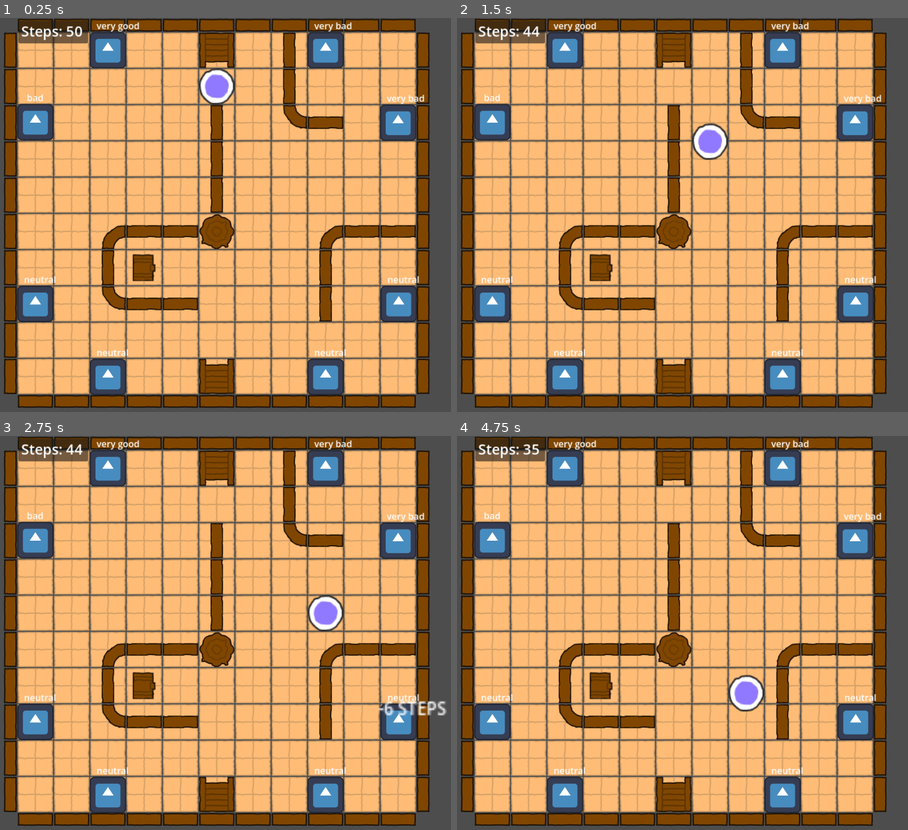
Above: before the commit, frames 1-4 (two rows, left to right).
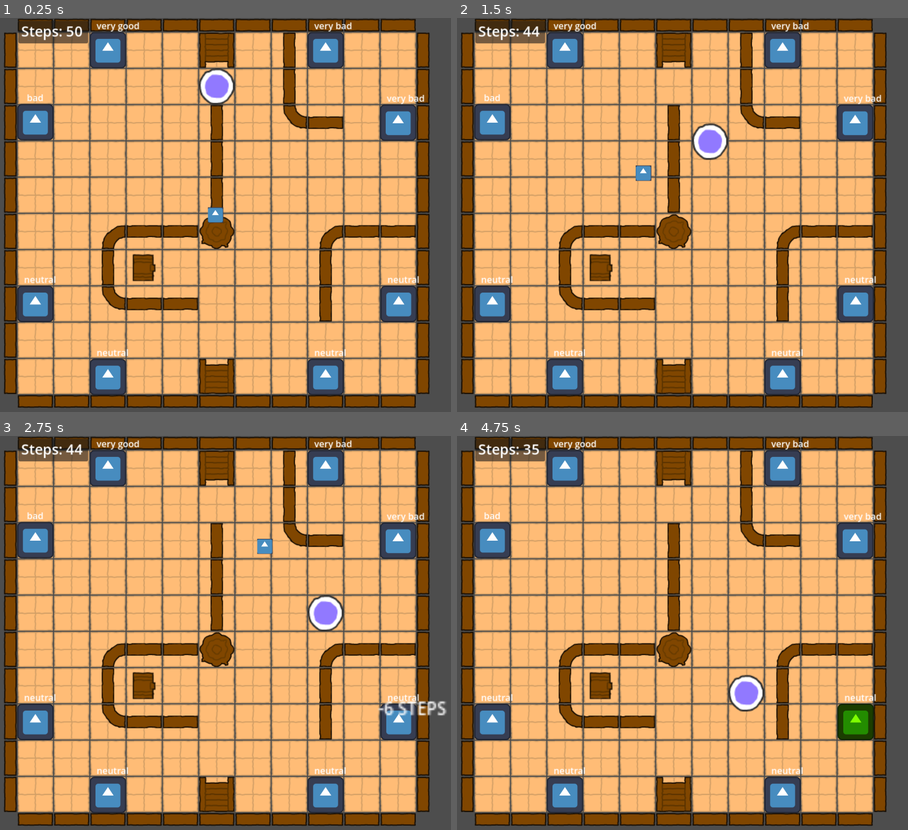
Above: after the commit, the same moments.

Repository: kbendrick/DJK_Project
Game: Godot game, scene res://Scenes/world.tscn
Same seed, same stepped clock (60 frames per second), same inputs: the game is played once before the commit and once after it. The engine's default icon, where the game draws it, is replaced by a stand-in: a white triangle on a blue panel in a dark square.
Inputs (mouse positions are in pixels of both pictures, inside the frame that each line leads up to):
- Up to frame 1 (0.25 s): no input
- Up to frame 2 (1.5 s): tap Enter at 0.5 s; move the mouse to (781, 195) at 0.52 s; click (781, 195) at 0.67 s; drag from (574, 234) to (781, 49) at 1.27 s
- Up to frame 3 (2.75 s): move the mouse to (266, 546) at 2.02 s; click (266, 546) at 2.17 s
- Up to frame 4 (4.75 s): drag from (646, 711) to (853, 542) at 2.77 s; tap Space at 3.5 s; move the mouse to (822, 692) at 3.52 s; click (822, 692) at 3.67 s; drag from (524, 573) to (853, 723) at 4.27 s

The runs differ from the first frame. In frame 1, 0.1% of the frame differs, in the area x 46-50%, y 47-53%; in frame 2, 0.1%; in frame 3, 0.1%; in frame 4, 0.7%, in the area x 84-93%, y 67-78%.

Commit message:
Added mouse, bookshelf highlighting

Diff:
--- a/Scenes/bookshelf.gd
+++ b/Scenes/bookshelf.gd
@@ -1,6 +1,42 @@
 extends Area2D
 
+@onready var click_area: Area2D = $ClickArea
+@onready var bookshelf_sprite: Sprite2D = $Sprite2D
 @onready var state_label: Label = $StateLabel
 
-func set_state(state: String):
+var step_modifier: int = 0
+
+func _ready() -> void:
+	# Allow bookshelf to recognize when mouse enters/exits
+	click_area.mouse_entered.connect(on_mouse_entered)
+	click_area.mouse_exited.connect(on_mouse_exited)
+
+func on_mouse_entered() -> void:
+	# Highlight bookshelf chartreuse when mouse hovers
+	bookshelf_sprite.self_modulate = Color.CHARTREUSE
+	pass
+
+func on_mouse_exited() -> void:
+	# Unhighlight upon exit
+	bookshelf_sprite.self_modulate = Color.WHITE
+	pass
+
+func set_state(state: String) -> void:
 	state_label.text = state
+
+	# Change step_modifier based on bookshelf state
+	match state:
+		"very bad":
+			step_modifier = -10
+		"bad":
+			step_modifier = -5
+		"neutral":
+			step_modifier = 0
+		"good":
+			step_modifier = 5
+		"very good":
+			step_modifier = 10
+
+func get_state() -> int:
+	# Send step_modifier to player
+	return step_modifier
--- a/Scenes/bookshelf.tscn
+++ b/Scenes/bookshelf.tscn
@@ -6,7 +6,7 @@
 [sub_resource type="RectangleShape2D" id="RectangleShape2D_tgqcj"]
 size = Vector2(128, 128)
 
-[node name="Bookshelf" type="Area2D" unique_id=761871019]
+[node name="Bookshelf" type="Area2D" unique_id=761871019 groups=["Bookshelves"]]
 script = ExtResource("1_tgqcj")
 
 [node name="Sprite2D" type="Sprite2D" parent="." unique_id=1069851148]
@@ -14,6 +14,7 @@
 texture = ExtResource("1_y1qin")
 
 [node name="CollisionShape2D" type="CollisionShape2D" parent="." unique_id=835802618]
+visible = false
 scale = Vector2(0.5, 0.5)
 shape = SubResource("RectangleShape2D_tgqcj")
 
@@ -25,3 +26,13 @@
 text = "Test"
 horizontal_alignment = 1
 vertical_alignment = 1
+
+[node name="ClickArea" type="Area2D" parent="." unique_id=362456905]
+
+[node name="CollisionShape2D" type="CollisionShape2D" parent="ClickArea" unique_id=456702839]
+visible = false
+scale = Vector2(0.5, 0.5)
+shape = SubResource("RectangleShape2D_tgqcj")
+
+[connection signal="mouse_entered" from="StateLabel" to="." method="_on_state_label_mouse_entered"]
+[connection signal="mouse_exited" from="StateLabel" to="." method="_on_state_label_mouse_exited"]
--- a/Scenes/bookshelves_setup.gd
+++ b/Scenes/bookshelves_setup.gd
@@ -18,7 +18,7 @@
 		return
 
 	#check how many markers there are and then
-	#create a shelf at each marker
+	#create a shelf at each marker by creating
 	for marker in shelves_layout.get_children():
 		var shelf: Area2D = (bookshelf.instantiate())
 		add_child(shelf)
--- /dev/null
+++ b/Scenes/mouse.gd
@@ -0,0 +1,10 @@
+extends Area2D
+
+# Called every frame. 'delta' is the elapsed time since the previous frame.
+func _process(_delta: float) -> void:
+	# Set global position to mouse position
+	self.global_position = get_global_mouse_position()
+
+# Called when the node enters the scene tree for the first time.
+func _ready() -> void:
+	pass # Replace with function body.
--- /dev/null
+++ b/Scenes/mouse.tscn
@@ -0,0 +1,18 @@
+[gd_scene format=3 uid="uid://5l73u2j2xj7p"]
+
+[ext_resource type="Script" uid="uid://c4x61ltt621b" path="res://Scenes/mouse.gd" id="1_3ber4"]
+[ext_resource type="Texture2D" uid="uid://c2slme5udoag2" path="res://icon.svg" id="1_dev0r"]
+
+[sub_resource type="RectangleShape2D" id="RectangleShape2D_fy57j"]
+
+[node name="Mouse" type="Area2D" unique_id=1417884587 groups=["Mouse"]]
+script = ExtResource("1_3ber4")
+
+[node name="Sprite2D" type="Sprite2D" parent="." unique_id=1340422274]
+scale = Vector2(0.1, 0.1)
+texture = ExtResource("1_dev0r")
+region_enabled = true
+region_rect = Rect2(19.5, 20.75, 92, 89)
+
+[node name="CollisionShape2D" type="CollisionShape2D" parent="." unique_id=1756378123]
+shape = SubResource("RectangleShape2D_fy57j")
--- a/Scenes/player.tscn
+++ b/Scenes/player.tscn
@@ -2,11 +2,12 @@
 
 [ext_resource type="Script" uid="uid://cuc2uy66kwog4" path="res://Scripts/player.gd" id="1_v0iea"]
 [ext_resource type="Texture2D" uid="uid://dgqsudvuvpmeg" path="res://Assets/kenney_scribble-dungeons/PNG/Default (64px)/Characters/purple_character.png" id="2_cvnsp"]
+[ext_resource type="PackedScene" uid="uid://5l73u2j2xj7p" path="res://Scenes/mouse.tscn" id="3_6t5aa"]
 
 [sub_resource type="RectangleShape2D" id="RectangleShape2D_7dj0j"]
 size = Vector2(22, 22)
 
-[node name="Player" type="CharacterBody2D" unique_id=248361860]
+[node name="Player" type="CharacterBody2D" unique_id=248361860 groups=["Player"]]
 scale = Vector2(0.8, 0.8)
 script = ExtResource("1_v0iea")
 
@@ -32,3 +33,7 @@
 offset_bottom = -9.75
 theme_override_font_sizes/font_size = 10
 text = "TEST"
+
+[node name="Mouse" parent="." unique_id=1417884587 instance=ExtResource("3_6t5aa")]
+
+[connection signal="input_event" from="." to="." method="_on_input_event"]
--- a/Scenes/world.tscn
+++ b/Scenes/world.tscn
@@ -89,6 +89,7 @@
 10:2/0 = 0
 10:2/0/custom_data_0 = true
 11:2/0 = 0
+11:2/0/custom_data_0 = true
 12:2/0 = 0
 12:2/0/custom_data_0 = true
 13:2/0 = 0
@@ -100,8 +101,11 @@
 2:3/0 = 0
 2:3/0/custom_data_0 = true
 3:3/0 = 0
+3:3/0/custom_data_0 = true
 4:3/0 = 0
+4:3/0/custom_data_0 = true
 5:3/0 = 0
+5:3/0/custom_data_0 = true
 6:3/0 = 0
 6:3/0/custom_data_0 = true
 7:3/0 = 0
@@ -135,11 +139,13 @@
 7:4/0 = 0
 7:4/0/custom_data_0 = true
 8:4/0 = 0
+8:4/0/custom_data_0 = true
 9:4/0 = 0
 9:4/0/custom_data_0 = true
 10:4/0 = 0
 10:4/0/custom_data_0 = true
 11:4/0 = 0
+11:4/0/custom_data_0 = true
 12:4/0 = 0
 12:4/0/custom_data_0 = true
 13:4/0 = 0
@@ -245,21 +251,37 @@
 7:8/0 = 0
 7:8/0/custom_data_0 = true
 0:9/0 = 0
+0:9/0/custom_data_0 = true
 1:9/0 = 0
+1:9/0/custom_data_0 = true
 2:9/0 = 0
+2:9/0/custom_data_0 = true
 3:9/0 = 0
+3:9/0/custom_data_0 = true
 4:9/0 = 0
+4:9/0/custom_data_0 = true
 5:9/0 = 0
+5:9/0/custom_data_0 = true
 6:9/0 = 0
+6:9/0/custom_data_0 = true
 7:9/0 = 0
+7:9/0/custom_data_0 = true
 0:10/0 = 0
+0:10/0/custom_data_0 = true
 1:10/0 = 0
+1:10/0/custom_data_0 = true
 2:10/0 = 0
+2:10/0/custom_data_0 = true
 3:10/0 = 0
+3:10/0/custom_data_0 = true
 4:10/0 = 0
+4:10/0/custom_data_0 = true
 5:10/0 = 0
+5:10/0/custom_data_0 = true
 6:10/0 = 0
+6:10/0/custom_data_0 = true
 7:10/0 = 0
+7:10/0/custom_data_0 = true
 
 [sub_resource type="TileSet" id="TileSet_wxlpg"]
 tile_size = Vector2i(64, 64)
@@ -340,33 +362,33 @@
 theme_override_font_sizes/font_size = 25
 text = "STEPS: 50"
 
-[node name="BookshelvesSetup" parent="." unique_id=1502581714 instance=ExtResource("5_fo5ed")]
+[node name="RoomSetup" parent="." unique_id=1502581714 instance=ExtResource("5_fo5ed")]
 bookshelf = ExtResource("6_5ukr8")
 
-[node name="ShelvesLayout" type="Node2D" parent="BookshelvesSetup" unique_id=1558690438]
-
-[node name="ShelfMarker1" type="Marker2D" parent="BookshelvesSetup/ShelvesLayout" unique_id=2082047047]
+[node name="ShelvesLayout" type="Node2D" parent="RoomSetup" unique_id=1558690438]
+
+[node name="ShelfMarker1" type="Marker2D" parent="RoomSetup/ShelvesLayout" unique_id=2082047047]
 position = Vector2(736, 288)
 
-[node name="ShelfMarker2" type="Marker2D" parent="BookshelvesSetup/ShelvesLayout" unique_id=402342906]
+[node name="ShelfMarker2" type="Marker2D" parent="RoomSetup/ShelvesLayout" unique_id=402342906]
 position = Vector2(864, 416)
 
-[node name="ShelfMarker3" type="Marker2D" parent="BookshelvesSetup/ShelvesLayout" unique_id=175618755]
+[node name="ShelfMarker3" type="Marker2D" parent="RoomSetup/ShelvesLayout" unique_id=175618755]
 position = Vector2(865, 736)
 
-[node name="ShelfMarker4" type="Marker2D" parent="BookshelvesSetup/ShelvesLayout" unique_id=91521842]
+[node name="ShelfMarker4" type="Marker2D" parent="RoomSetup/ShelvesLayout" unique_id=91521842]
 position = Vector2(736, 865)
 
-[node name="ShelfMarker5" type="Marker2D" parent="BookshelvesSetup/ShelvesLayout" unique_id=1327914632]
+[node name="ShelfMarker5" type="Marker2D" parent="RoomSetup/ShelvesLayout" unique_id=1327914632]
 position = Vector2(352, 865)
 
-[node name="ShelfMarker6" type="Marker2D" parent="BookshelvesSetup/ShelvesLayout" unique_id=1067970425]
+[node name="ShelfMarker6" type="Marker2D" parent="RoomSetup/ShelvesLayout" unique_id=1067970425]
 position = Vector2(224, 736)
 
-[node name="ShelfMarker7" type="Marker2D" parent="BookshelvesSetup/ShelvesLayout" unique_id=1778433559]
+[node name="ShelfMarker7" type="Marker2D" parent="RoomSetup/ShelvesLayout" unique_id=1778433559]
 position = Vector2(224, 415)
 
-[node name="ShelfMarker8" type="Marker2D" parent="BookshelvesSetup/ShelvesLayout" unique_id=731602610]
+[node name="ShelfMarker8" type="Marker2D" parent="RoomSetup/ShelvesLayout" unique_id=731602610]
 position = Vector2(352, 288)
 
 [connection signal="toggled" from="Grid Debug/GridDisplay/MarginContainer/PanelContainer/ShowGrid" to="Grid Debug/GridDisplay" method="toggle_grid_display"]
--- a/Scripts/node_2d.gd
+++ b/Scripts/node_2d.gd
@@ -2,7 +2,7 @@
 
 @onready var step_label: Label = $HUD/StepLabel
 @onready var player: CharacterBody2D = %Player
-@onready var bookshelves_setup: Node2D = $BookshelvesSetup
+@onready var room_setup: Node2D = $RoomSetup
 @export var map: TileMapLayer
 var astar_grid: AStarGrid2D
 
@@ -23,7 +23,7 @@
 	%GridDisplay.grid = astar_grid
 	%Player.setup(astar_grid)
 
-	bookshelves_setup.setup()
+	room_setup.setup()
 
 func _physics_process(_delta: float) -> void:
 	step_label.text = "Steps: " + str(player.get_stat("steps"))
--- a/Scripts/player.gd
+++ b/Scripts/player.gd
@@ -66,7 +66,7 @@
 
 	step_decrement.global_position = Vector2((mouse_pos.x - 95), (mouse_pos.y - 45))
 
-	# Don't recalculate if we're still hoveringx
+	# Don't recalculate if we're still hovering
 	# over the same cell.
 	if target == target_cell:
 		return
@@ -120,7 +120,7 @@
 		return
 	step_decrement.visible = false
 	set_stat("steps", (get_stat("steps") - step_decrement_storage))
-	print("Current Number of Step: ", get_stat("steps"))
+	print("Current Number of Steps: ", get_stat("steps"))
 	# A path generally begins with the cell we're
 	# already standing in.
 	cur_pt = 0
--- a/project.godot
+++ b/project.godot
@@ -23,3 +23,9 @@
 
 window/size/viewport_width=2000
 window/size/viewport_height=2000
+
+[global_group]
+
+Player="Player character"
+Bookshelves="Interactable bookshelves"
+Mouse="Mouse"
Not shown, added: Scenes/mouse.gd.uid
